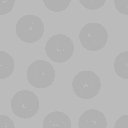
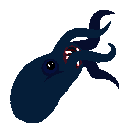
The second w=128, h=128 image is a revision of the first. Changes to its layers:
added group "monters" with 22 layers above "Livello Disegno 16" over bbox(0, 0, 128, 128)
added group "polipo" with 9 layers in group "monters" over bbox(0, 0, 128, 128)
added layer "Livello Disegno 30" in group "polipo" over bbox(0, 8, 128, 128)
added group "mainBoody" with 4 layers in group "polipo" over bbox(0, 8, 123, 128)
added layer "Livello Disegno 28" in group "mainBoody" over bbox(0, 8, 123, 128)
added layer "Livello Disegno 27" in group "mainBoody" over bbox(59, 8, 123, 72)
added layer "Livello Disegno 29" in group "mainBoody" over bbox(0, 8, 123, 128)
added layer "Livello Disegno 26" in group "mainBoody" over bbox(0, 8, 123, 128)
added layer "Livello Disegno 33" in group "polipo" over bbox(64, 0, 128, 128)
hid "Livello Disegno 16" over bbox(0, 0, 128, 128)
